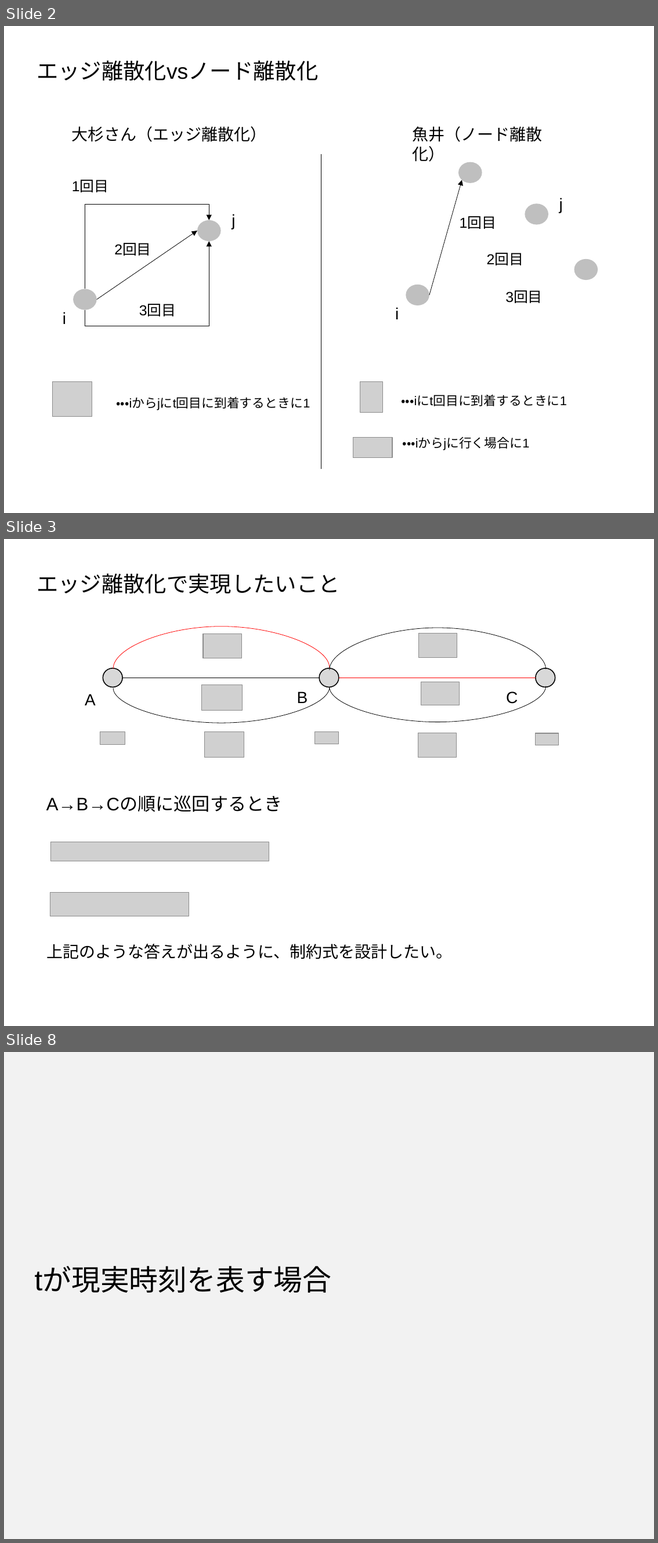
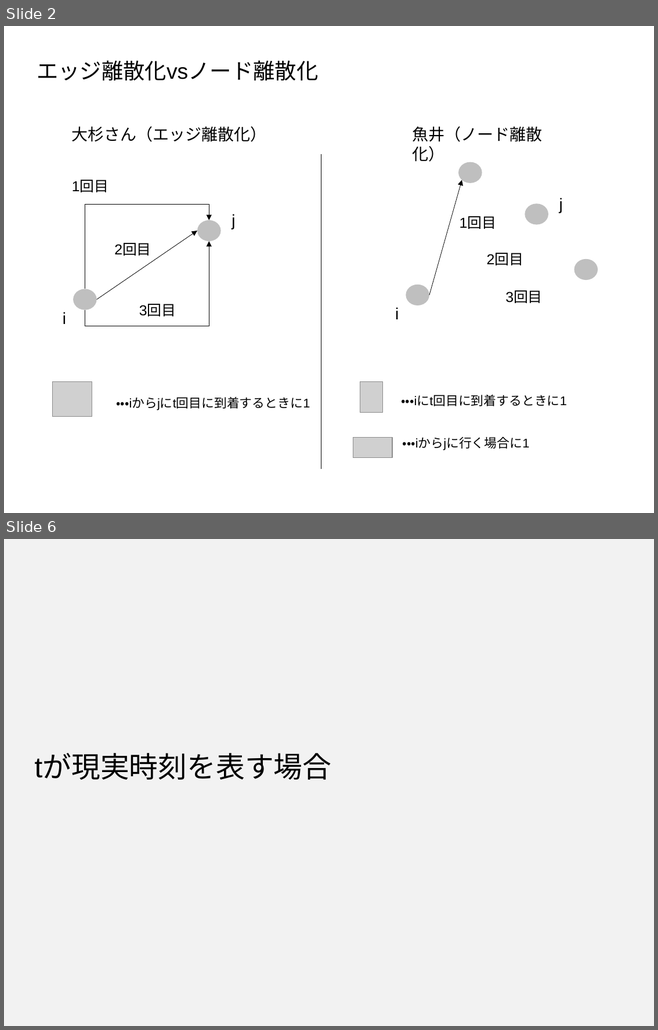
Before and after one commit to sohsugi1108/optimization, a slide deck: doc/不在確率_tsp.pptx. Shown one above the other, each under a label of ours: slides 2, 3 and 8 before the commit, slides 2 and 6 after it; the slides between them are not shown. The pictures are 658x1543 and 658x1030 pixels, drawn with LibreOffice and Linux fonts; fonts in the diff are those of the drawing; grey boxes stand for pictures. Boxes give left, top, right and bottom in pixels: in the first picture for what was removed or moved away, otherwise in the second. Text is boxed around its words. In the diff, an @@ line names an element or a change of style, - is before the commit and + after.

Commit message:
エッジ離散化のノートブックを追加

```diff
--- a/doc/不在確率_tsp.pptx
+++ b/doc/不在確率_tsp.pptx
@@ slide 3 removed at (4,539,654,1026), background #FFFFFF @@
@@ text removed at (36,573,340,594) @@
-エッジ離散化で実現したいこと
@@ curved line removed from (113, 669) to (329, 668) @@
@@ picture removed at (203,634,241,658) @@
@@ curved line removed from (329, 670) to (546, 669) @@
@@ picture removed at (419,633,457,657) @@
@@ ellipse removed at (103,668,122,687) @@
@@ ellipse removed at (319,668,339,687) @@
@@ ellipse removed at (535,668,555,687) @@
@@ text removed at (85,694,96,705) @@
-A
@@ curved line removed from (113, 689) to (329, 687) @@
@@ line removed from (122, 678) to (319, 678) @@
@@ picture removed at (201,685,242,711) @@
@@ text removed at (297,692,308,703) @@
-B
@@ curved line removed from (329, 687) to (546, 686) @@
@@ line removed from (339, 678) to (535, 678) @@
@@ picture removed at (421,682,459,705) @@
@@ text removed at (506,692,517,704) @@
-C
@@ picture removed at (100,732,125,745) @@
@@ picture removed at (204,732,244,757) @@
@@ picture removed at (314,732,339,744) @@
@@ picture removed at (418,733,456,757) @@
@@ picture removed at (535,733,558,745) @@
@@ text removed at (46,796,282,812) @@
-A→B→Cの順に巡回するとき
@@ picture removed at (51,842,268,862) @@
@@ picture removed at (50,893,189,917) @@
@@ text removed at (47,944,452,959) @@
-上記のような答えが出るように、制約式を設計したい。
@@ what was slide 8 is now slide 6 @@
```
Also in this commit, not shown: 6 slides changed, 1 other slide removed, 3 other files.
